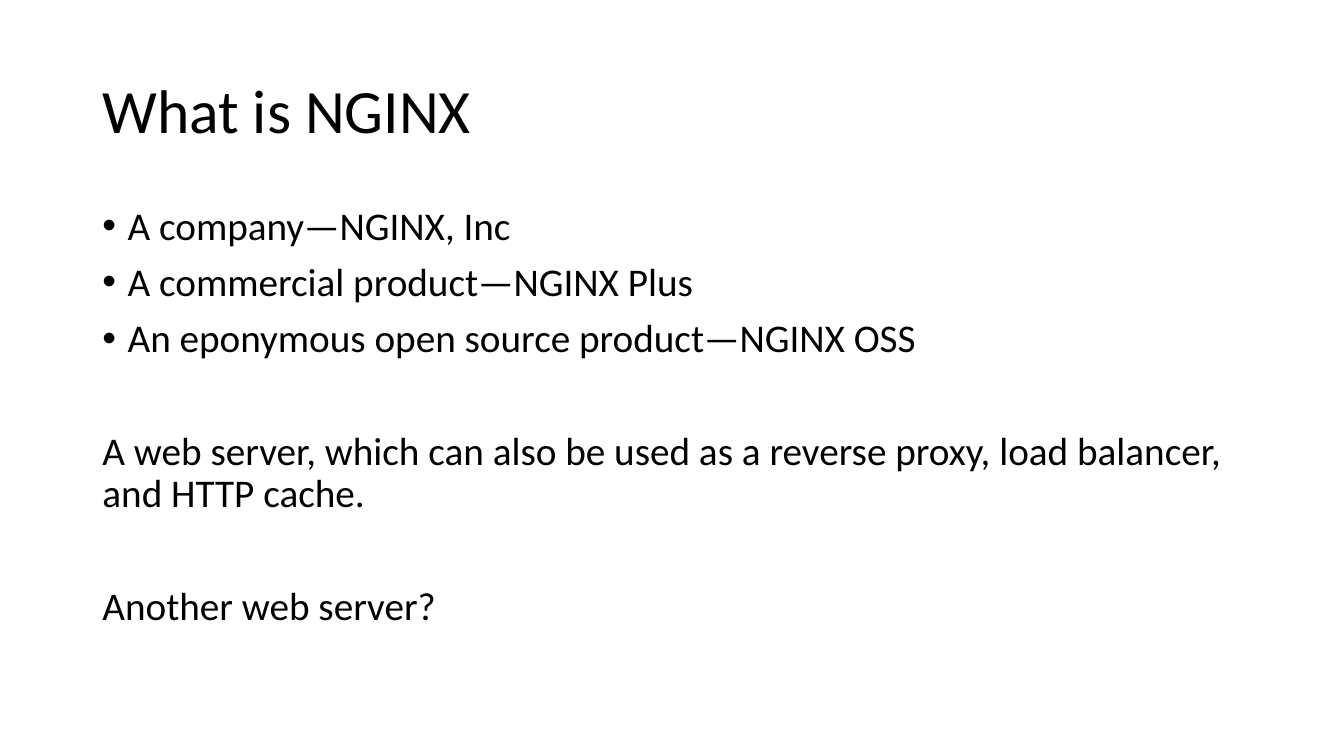
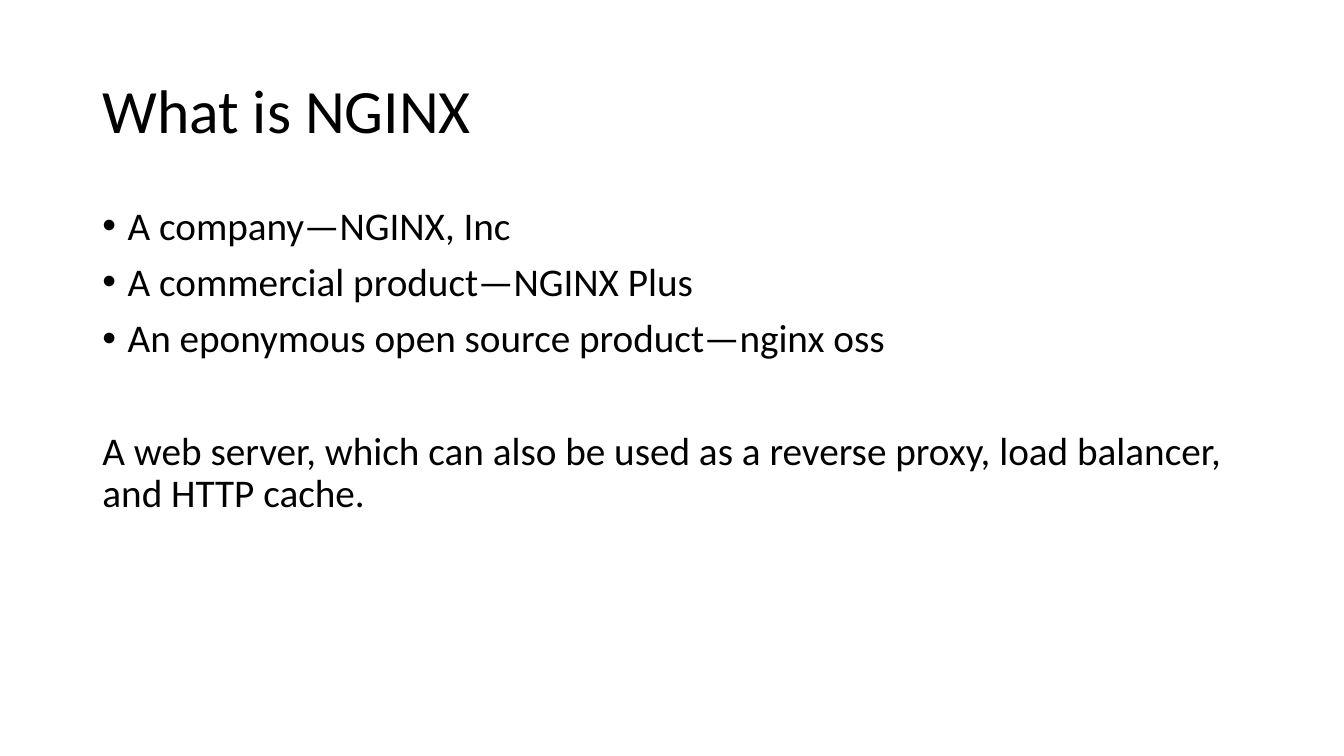
Before and after one commit to abhishekmansukhani/TriDis-NginxOverview, a slide deck: slide 3 of presentation/presentation.pptx. Drawn at 1344x756 pixels with LibreOffice and Linux fonts; fonts in the diff are those of the drawing. Boxes give left, top, right and bottom in pixels: in the first picture for what was removed or moved away, otherwise in the second. Text is boxed around its words. In the diff, an @@ line names an element or a change of style, - is before the commit and + after.

```diff
--- a/presentation/presentation.pptx
+++ b/presentation/presentation.pptx
@@ text at (128,324,884,359): text changed @@
-• An eponymous open source product—NGINX OSS
+• An eponymous open source product—nginx oss
@@ text at (102,592,435,621): paragraph removed @@
-Another web server?
```
Also in this commit, not shown: 9 other slides changed, 2 slides added, 1 slide removed, 43 other files.
